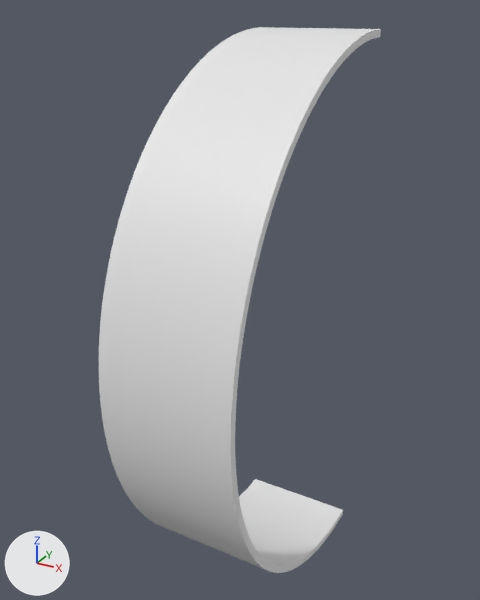
Two versions of the OBJ model Marble Blast Platinum/platinum/data/interiors_bm/chapter4/DoubleTroubleBlenderCurve4.obj, one commit apart.
The view is the same before and after, from a 50 mm lens placed at (50.3, -207.5, 70.3), pointed at (29.9, -170.3, 51.7). The lights are fixed; the arrows at lower left show +X, +Y and +Z. Where no turn or scale is listed for an object, it has been applied to the vertices. Vertices at the same position are counted once.

Before the edit, the objects in view are built like this:
```python
me_cube_005_cube_006 = bpy.data.meshes.new('Cube.005_Cube.006')
me_cube_005_cube_006.from_pydata(...)  # 4950 vertices, 4864 faces; spans x 26.5..35.5, y -181.5..-161.0, z 28.0..69.0
# faces by material slot: [2048, 768, 2048]
me_cube_005_cube_006.materials.append(mat_bm_tile06_b)  # its picture is missing
me_cube_005_cube_006.materials.append(mat_bm_edge_white)  # its picture is missing
me_cube_005_cube_006.materials.append(mat_bm_grid_blank4)  # its picture is missing
ob_cube_005_cube_006 = bpy.data.objects.new('Cube.005_Cube.006', me_cube_005_cube_006)
ob_cube_005_cube_006.location = (0.0, 0.0, 0.0)
```
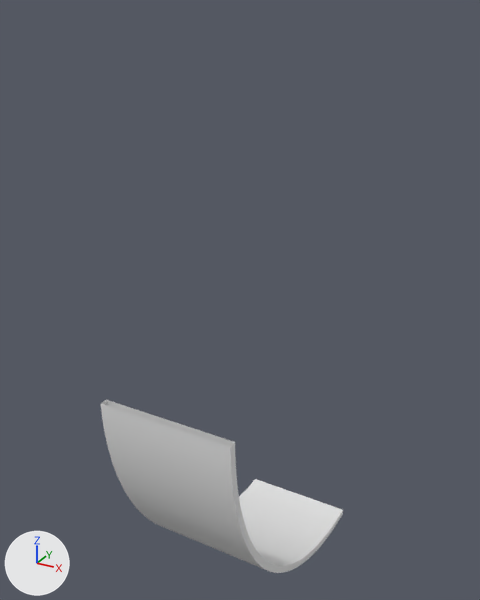
Commit message: More Double Trouble

Changed parts and their boxes (x1, y1, x2, y2) in the pictures (480 x 600 px):
'Cube.005_Cube.006', reshaped (14% narrower, 68% shorter): before (99, 27, 381, 573); after (101, 400, 343, 573)
part 1 of me_cube_005_cube_006, cut back: before (99, 27, 381, 447)

The change, as a list of edits to the scene's bpy script:
```text
Change me_cube_005_cube_006:
    used by ob_cube_005_cube_006; location = (0.0, 0.0, 0.0)
    remove me_cube_005_cube_006.from_pydata(...)  # 4950 vertices, 4864 faces; spans x 26.5..35.5, y -181.5..-161.0, z 28.0..69.0
    add me_cube_005_cube_006.from_pydata(...)  # 2478 vertices, 2432 faces; spans x 26.5..35.5, y -181.5..-161.0, z 28.0..48.5
    me_cube_005_cube_006 part 1: 2473 vertices removed from x 26.5..35.5, y -181.5..-161.0, z 48.5..69.0; 1 vertex added at x 27.0, y -180.9, z 46.1
```
